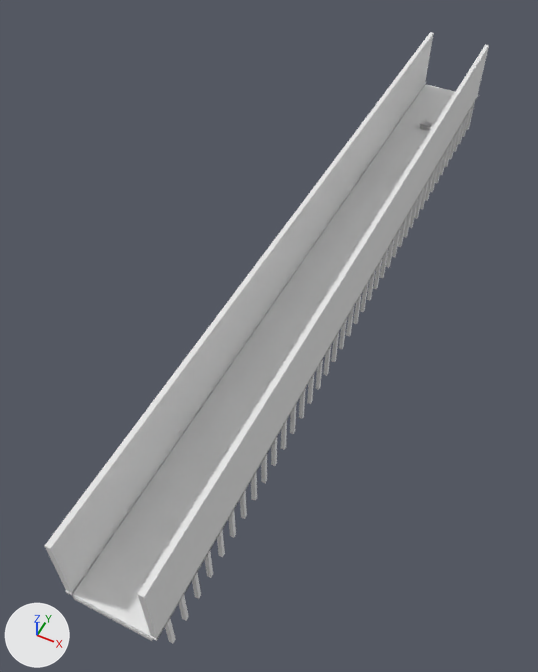
The OBJ model SimpleOpenGLTexturedLoader/SimpleOpenGLTexturedLoader/models/blender_imports.obj, before and after one commit.
The view is the same before and after, from a 50 mm camera at (39.9, -171.3, 109.0) aimed at (-7.0, -77.5, -8.3). Arrows for +X, +Y and +Z are at lower left; the lights stay in place. Where no turn or scale is listed for an object, it has been applied to the vertices.

In view in the first picture: '13-BookshelfGround', '14-BookshelfBorderLeft', '15-BookshelfBorderRight', '3-Ground', '4-LeftBorder', '5-RightBorder', '6-LeftInvisibleWall', '7-RightInvisibleWall'.
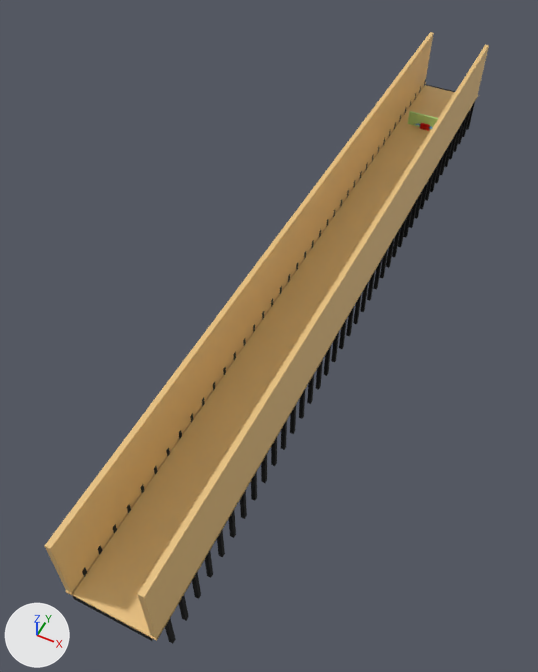
Scene script edits in JSON lines:
```json
{"op": "set", "path": "mat_material_008.base_color", "old": "(0.8, 0.8, 0.8)", "new": "(0.0, 0.0, 0.0)", "note": "white #e7e7e7 -> black #000000"}
{"op": "set", "path": "mat_material.base_color", "old": "(0.8, 0.8, 0.8)", "new": "(0.8, 0.529, 0.208)", "note": "white #e7e7e7 -> beige #e7c07e"}
{"op": "add", "block": "mat_material_009", "code": ["mat_material_009 = principled_material('Material.009')", "mat_material_009.base_color = (0.527, 0.8, 0.286)  # green #c0e792"]}
{"op": "add", "block": "me_28___menu", "code": ["me_28___menu = bpy.data.meshes.new('28_-_Menu')", "me_28___menu.from_pydata(...)  # a box spanning x -4.77..4.77, y -0.24..0.24, z -3.07..3.07", "me_28___menu.materials.append(mat_material_009)  # green #c0e792"]}
{"op": "add", "block": "ob_28___menu", "code": ["ob_28___menu = bpy.data.objects.new('28_-_Menu', me_28___menu)", "ob_28___menu.location = (0.0, 0.0, 0.0)"]}
```

Where the change shows, as pixel boxes (x1, y1, x2, y2) in the pictures (538 x 672 px):
```json
{"object": "3-Ground", "change": "recoloured", "before": [72, 85, 455, 637], "after": [72, 85, 455, 637]}
{"object": "7-RightInvisibleWall", "change": "recoloured", "before": [45, 32, 434, 593], "after": [45, 32, 434, 593]}
{"object": "6-LeftInvisibleWall", "change": "recoloured", "before": [138, 45, 489, 639], "after": [138, 45, 489, 639]}
{"object": "15-BookshelfBorderRight", "change": "recoloured", "before": [165, 102, 475, 644], "after": [165, 102, 475, 644], "on screen": "white to black"}
{"object": "14-BookshelfBorderLeft", "change": "recoloured", "before": [82, 79, 426, 577], "after": [82, 79, 426, 577]}
{"object": "4-LeftBorder", "change": "recoloured", "before": [150, 96, 478, 641], "after": [150, 96, 478, 641]}
{"object": "28_-_Menu", "change": "added", "after": [408, 111, 438, 130]}
{"object": "13-BookshelfGround", "change": "recoloured", "before": [73, 85, 455, 641], "after": [73, 85, 455, 641], "on screen": "white to black"}
{"object": "5-RightBorder", "change": "recoloured", "before": [66, 82, 426, 595], "after": [66, 82, 426, 595]}
```
